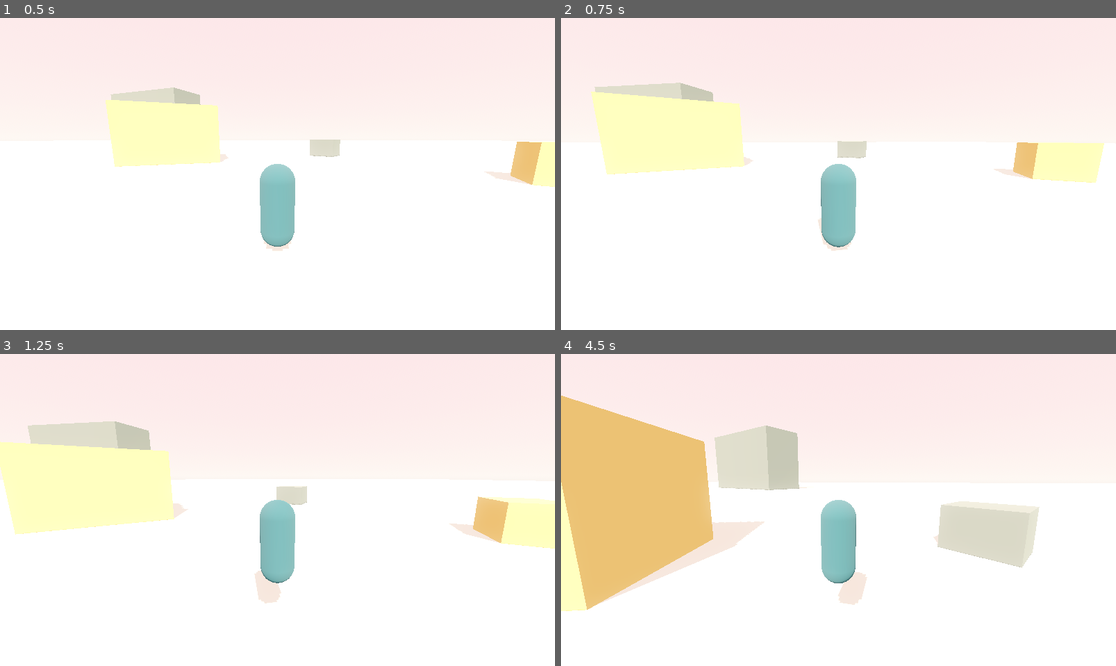
Above: before the commit, frames 1-4 (two rows, left to right).
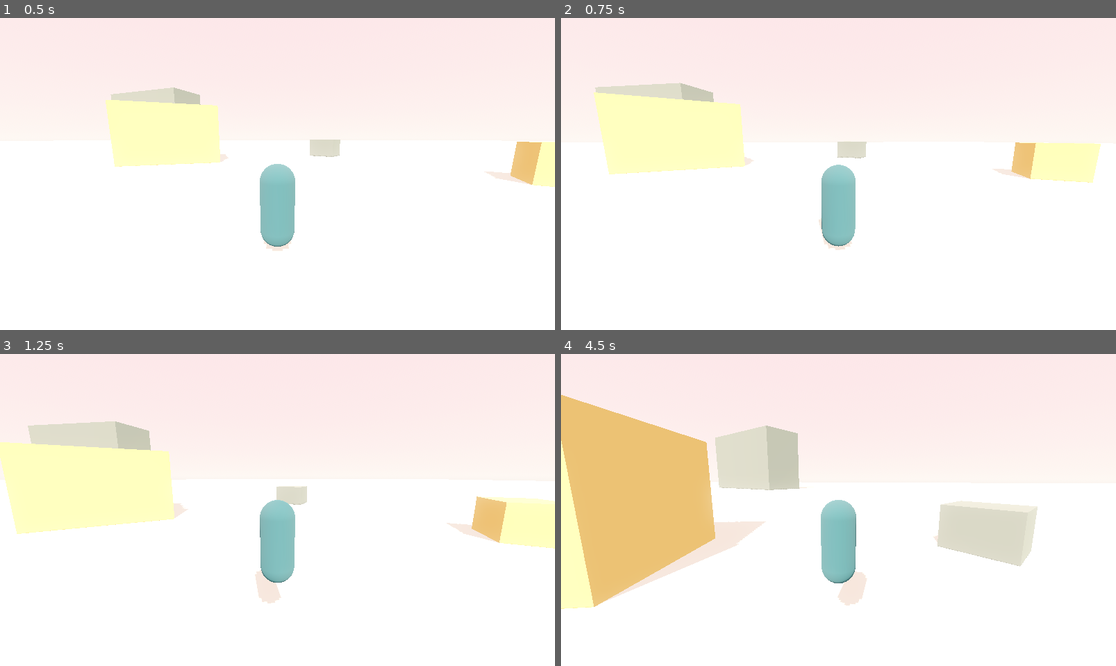
Above: after the commit, the same moments.

Repository: nicco-b/valley
Game: Godot game, scene res://game/world/valley.tscn
Two runs of this game, one before a commit and one after it. Both use one fixed random seed, a clock stepped at 60 frames per second and the inputs below.
Inputs (mouse positions are in pixels of both pictures, inside the frame that each line leads up to):
- Up to frame 1 (0.5 s): no input
- Up to frame 2 (0.75 s): move the mouse to (866, 174) at 0.52 s; hold W (move_forward) from 0.53 s (still down); tap C (sit, bound only after the commit) at 0.6 s
- Up to frame 3 (1.25 s): keep holding W (move_forward); tap Space (jump) at 0.77, 0.8, 1.07 s
- Up to frame 4 (4.5 s): keep holding W (move_forward); move the mouse to (810, 510) at 1.27 s; tap Space (jump) at 1.35, 1.52, 1.82, 2.3, 3.02, 3.32, 3.77, 3.8, 4.07, 4.35 s; tap C (sit, bound only after the commit) at 1.55, 2.85, 3.6 s; move the mouse to (849, 503) at 2.02 s; hold Shift (sprint) 2.03-2.78 s; move the mouse to (832, 516) at 2.77 s; move the mouse to (877, 513) at 3.52 s; move the mouse to (794, 506) at 4.27 s

Frame 1 is identical in both runs. In frame 2, 0.5% of the frame differs, in the area x 5-98%, y 20-75%; in frame 3, 0.3%; in frame 4, 1.1%, in the area x 0-87%, y 13-83%.

Commit message:
M1: sit mechanic — C settles down, camera eases out, free look kept
Movement or jump stands back up. First expression of pillar 1.

Co-Authored-By: Claude Fable 5 <noreply@anthropic.com>

Diff:
--- a/game/player/player.gd
+++ b/game/player/player.gd
@@ -7,6 +7,12 @@
 const MOUSE_SENSITIVITY := 0.003
 const PITCH_MIN := -1.2
 const PITCH_MAX := 0.5
+const ARM_LENGTH := 4.0
+const SIT_ARM_LENGTH := 6.5
+const SIT_BODY_DROP := -0.45
+const SIT_EASE := 3.0
+
+var _sitting := false
 
 @onready var _rig: Node3D = $CameraRig
 @onready var _arm: SpringArm3D = $CameraRig/SpringArm3D
@@ -31,12 +37,20 @@
 
 
 func _physics_process(delta: float) -> void:
+	var input := Input.get_vector("move_left", "move_right", "move_forward", "move_back")
+
+	if Input.is_action_just_pressed("sit") and is_on_floor():
+		_sitting = not _sitting
+	elif _sitting and (input != Vector2.ZERO or Input.is_action_just_pressed("jump")):
+		_sitting = false
+	if _sitting:
+		input = Vector2.ZERO
+
 	if not is_on_floor():
 		velocity += get_gravity() * delta
-	elif Input.is_action_just_pressed("jump"):
+	elif Input.is_action_just_pressed("jump") and not _sitting:
 		velocity.y = JUMP_VELOCITY
 
-	var input := Input.get_vector("move_left", "move_right", "move_forward", "move_back")
 	var dir := _rig.global_basis * Vector3(input.x, 0.0, input.y)
 	dir.y = 0.0
 	dir = dir.normalized() if dir.length() > 0.01 else Vector3.ZERO
@@ -52,3 +66,10 @@
 	var flat := Vector3(velocity.x, 0.0, velocity.z)
 	if flat.length() > 0.2:
 		_body.rotation.y = lerp_angle(_body.rotation.y, atan2(flat.x, flat.z) + PI, blend)
+
+	# Sitting: settle the body down and ease the camera out to a wider frame.
+	var sit_blend := 1.0 - exp(-SIT_EASE * delta)
+	_body.position.y = lerpf(_body.position.y, SIT_BODY_DROP if _sitting else 0.0, sit_blend)
+	_arm.spring_length = lerpf(
+		_arm.spring_length, SIT_ARM_LENGTH if _sitting else ARM_LENGTH, sit_blend
+	)
--- a/project.godot
+++ b/project.godot
@@ -41,6 +41,11 @@
 "events": [Object(InputEventKey,"resource_local_to_scene":false,"resource_name":"","device":-1,"window_id":0,"alt_press …(190 unchanged characters)…
 ]
 }
+sit={
+"deadzone": 0.2,
+"events": [Object(InputEventKey,"resource_local_to_scene":false,"resource_name":"","device":-1,"window_id":0,"alt_pressed":false,"shift_pressed":false,"ctrl_pressed":false,"meta_pressed":false,"pressed":false,"keycode":0,"physical_keycode":67,"key_label":0,"unicode":0,"location":0,"echo":false,"script":null)
+]
+}
 sprint={
 "deadzone": 0.2,
 "events": [Object(InputEventKey,"resource_local_to_scene":false,"resource_name":"","device":-1,"window_id":0,"alt_press …(195 unchanged characters)…
Not shown, added: game/player/player.gd.uid
